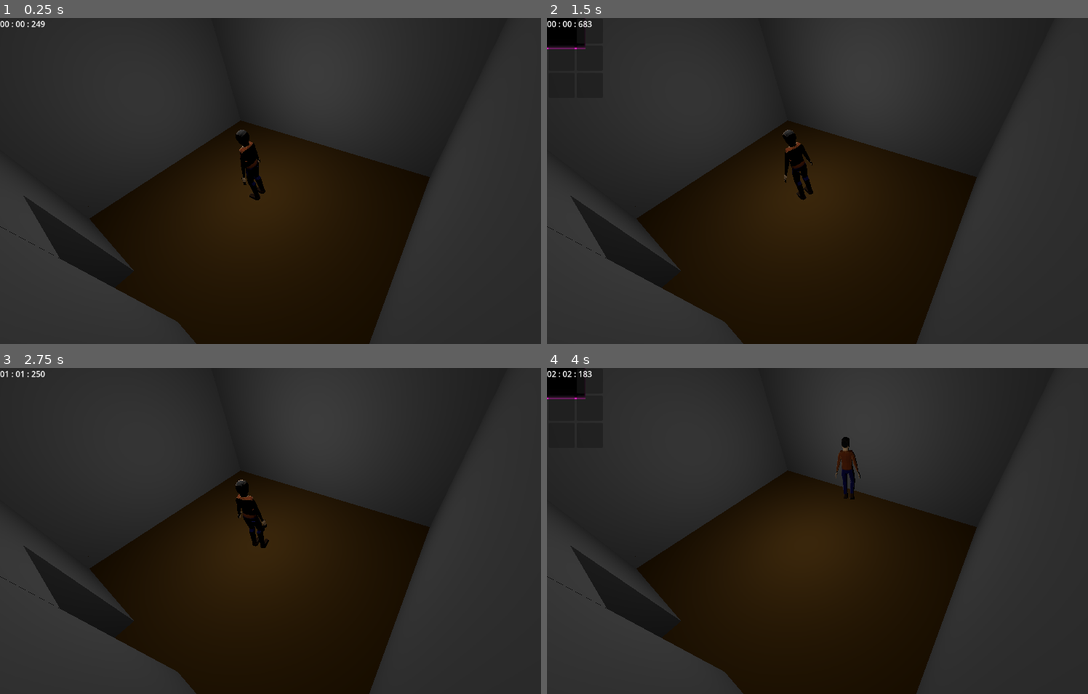
Above: before the commit, frames 1-4 (two rows, left to right).
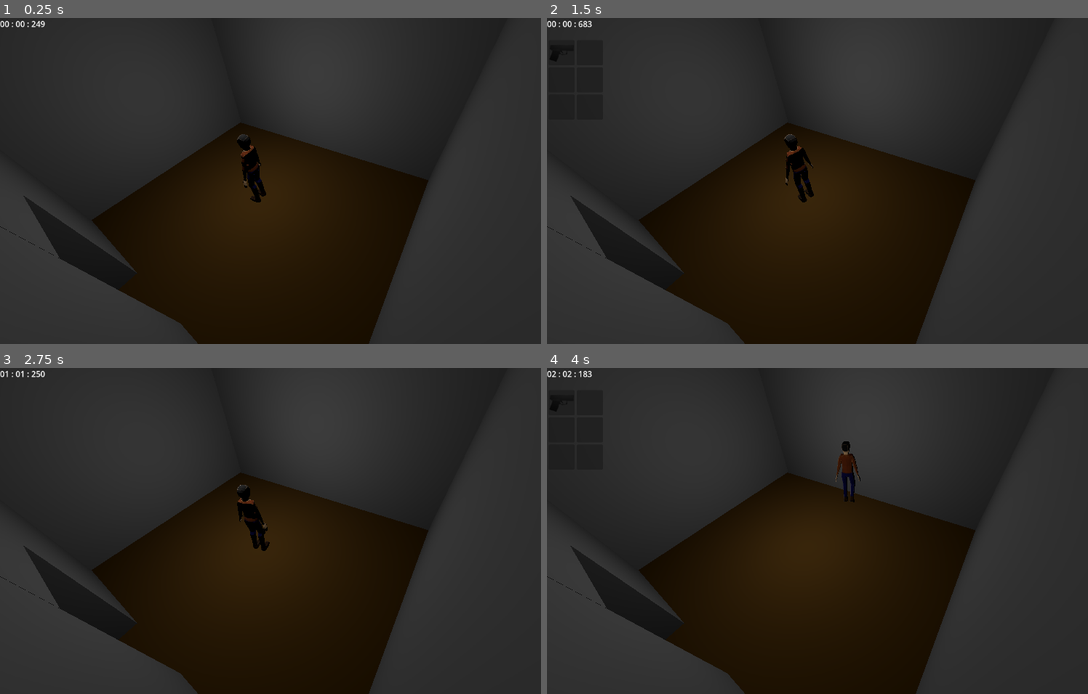
Above: after the commit, the same moments.

Repository: HuskyGameDev/2024f-team14
Game: Godot game, scene res://level/test_level.tscn
The game is run twice, just before and just after one commit, with the same random seed, the same clock (stepped at 60 frames per second) and the same inputs.
Inputs (mouse positions are in pixels of both pictures, inside the frame that each line leads up to):
- Up to frame 1 (0.25 s): no input
- Up to frame 2 (1.5 s): tap Enter at 0.5 s; move the mouse to (963, 164) at 0.52 s; hold D (turn_right) 0.53-1.28 s; tap P (P) at 0.6 s; tap Space at 1.25 s; move the mouse to (720, 197) at 1.27 s; hold S (move_backwards) from 1.28 s (still down); click (720, 197) at 1.35 s
- Up to frame 3 (2.75 s): tap Enter at 2 s; move the mouse to (346, 459) at 2.02 s; release S (move_backwards) at 2.03 s; hold D (turn_right) from 2.03 s (still down); tap P (P) at 2.1 s
- Up to frame 4 (4 s): move the mouse to (806, 596) at 2.77 s; release D (turn_right) at 2.78 s; hold W (move_forwards) 2.78-3.53 s; click (806, 596) at 2.85 s; move the mouse to (1012, 579) at 3.52 s; hold A (turn_left) from 3.53 s (still down); tap P (P) at 3.6 s

The runs differ from the first frame. In frame 1, 0.9% of the frame differs, in the area x 16-80%, y 31-100%; in frame 2, 1.5%, in the area x 0-80%, y 0-100%; in frame 3, 0.9%; in frame 4, 1.3%.

Commit message:
Fixed inventory and finished the test level

Diff:
--- a/houghton--outbreak/Items and Inventories/9mm_Pistol.tres
+++ b/houghton--outbreak/Items and Inventories/9mm_Pistol.tres
@@ -1,9 +1,9 @@
 [gd_resource type="Resource" script_class="item" load_steps=3 format=3 uid="uid://sgnj1qbyi53t"]
 
 [ext_resource type="Script" path="res://scripts/inventory_item.gd" id="1_tbbak"]
-[ext_resource type="Texture2D" uid="uid://cjmouwloxbiwr" path="res://Textures/missingTexture.jpg" id="2_2ykgd"]
+[ext_resource type="Texture2D" uid="uid://b6utk3tt8pjux" path="res://Textures/pistol_image_small.png" id="2_hx2hx"]
 
 [resource]
 script = ExtResource("1_tbbak")
 name = "9mm Pistol"
-texture = ExtResource("2_2ykgd")
+texture = ExtResource("2_hx2hx")
--- a/houghton--outbreak/level/inv_slots.tscn
+++ b/houghton--outbreak/level/inv_slots.tscn
@@ -9,8 +9,9 @@
 script = ExtResource("1_8rafy")
 
 [node name="Sprite2D" type="Sprite2D" parent="."]
-position = Vector2(-1, -1.00001)
+position = Vector2(28, 25)
 scale = Vector2(0.0270833, 0.0481481)
 centered = false
 
 [node name="ItemView" type="Sprite2D" parent="."]
+position = Vector2(28, 25)
--- a/houghton--outbreak/level/test_level.tscn
+++ b/houghton--outbreak/level/test_level.tscn
@@ -15,6 +15,7 @@
 [sub_resource type="BoxShape3D" id="BoxShape3D_278v1"]
 
 [sub_resource type="BoxShape3D" id="BoxShape3D_klieq"]
+size = Vector3(1.64307, 1.15442, 1)
 
 [node name="Test Level" type="Node3D" groups=["levels"]]
 
@@ -31,8 +32,9 @@
 custom_minimum_size = Vector2(112, 160)
 layout_mode = 3
 anchors_preset = 0
+offset_top = 43.0
 offset_right = 112.0
-offset_bottom = 160.0
+offset_bottom = 203.0
 script = ExtResource("5_nuyci")
 
 [node name="NinePatchRect" type="NinePatchRect" parent="Test Player/InventoryUI"]
@@ -71,21 +73,37 @@
 use_collision = true
 
 [node name="floor" type="CSGBox3D" parent="Map Compenents"]
-transform = Transform3D(1, 0, 0, 0, 1, 0, 0, 0, 1, 1, 0.5, 1.227)
-size = Vector3(121, 1, 121)
+transform = Transform3D(1, 0, 0, 0, 1, 0, 0, 0, 1, -5.0142, 0.233, 8.12391)
+size = Vector3(197.676, 1, 210.845)
 material = SubResource("StandardMaterial3D_5jyhb")
 
 [node name="wall" type="CSGBox3D" parent="Map Compenents"]
 transform = Transform3D(1, 0, 0, 0, 1, 0, 0, 0, 1, 0, 7, -9)
 size = Vector3(16, 12.3475, 1)
 
+[node name="wall7" type="CSGBox3D" parent="Map Compenents"]
+transform = Transform3D(1, 0, 0, 0, 1, 0, 0, 0, 1, -6.80322, 7, -40.3654)
+size = Vector3(208.195, 12.3475, 1)
+
 [node name="wall2" type="CSGBox3D" parent="Map Compenents"]
 transform = Transform3D(1, 0, 0, 0, 1, 0, 0, 0, 1, 0, 7, 9)
 size = Vector3(16, 12.3475, 1)
 
+[node name="wall8" type="CSGBox3D" parent="Map Compenents"]
+transform = Transform3D(1, 0, 0, 0, 1, 0, 0, 0, 1, 13.071, 7, 42.4042)
+size = Vector3(248.97, 12.3475, 1)
+
 [node name="wall3" type="CSGBox3D" parent="Map Compenents"]
-transform = Transform3D(-4.37114e-08, 0, 1, 0, 1, 0, -1, 0, -4.37114e-08, 7.22877, 6.7072, -0.0996094)
+transform = Transform3D(-4.47035e-08, 0, 1, 0, 1, 0, -1, 0, -4.47035e-08, 7.22877, 6.7072, -0.0996094)
 size = Vector3(17.416, 12.3475, 1)
+
+[node name="wall9" type="CSGBox3D" parent="Map Compenents"]
+transform = Transform3D(-4.47035e-08, 0, 1, 0, 1, 0, -1, 0, -4.47035e-08, 39.9178, 6.7072, -0.412597)
+size = Vector3(129, 12.3475, 1)
+
+[node name="wall10" type="CSGBox3D" parent="Map Compenents"]
+transform = Transform3D(-4.47035e-08, 0, 1, 0, 1, 0, -1, 0, -4.47035e-08, -38.5386, 6.7072, 4.90851)
+size = Vector3(129, 12.3475, 1)
 
 [node name="wall4" type="CSGBox3D" parent="Map Compenents"]
 transform = Transform3D(-4.37114e-08, 0, 1, 0, 1, 0, -1, 0, -4.37114e-08, -7.77123, 6.7072, -5.52664)
@@ -127,6 +145,16 @@
 [node name="CollisionShape3D" type="CollisionShape3D" parent="Camera2(outside)/Area3D"]
 shape = SubResource("BoxShape3D_klieq")
 
+[node name="Camera2(outside)2" type="Camera3D" parent="."]
+transform = Transform3D(0.99573, 0.0223663, -0.0895619, -0.0146705, 0.996215, 0.0856815, 0.0911392, -0.0840018, 0.992289, 17.4311, 4.27501, 11.2605)
+
+[node name="Area3D" type="Area3D" parent="Camera2(outside)2"]
+transform = Transform3D(9, 0, 0, 0, 8.96575, -1.5688, 0, 0.784402, 17.9315, -2.894, 2.48101, -10.1237)
+script = ExtResource("2_2r25l")
+
+[node name="CollisionShape3D" type="CollisionShape3D" parent="Camera2(outside)2/Area3D"]
+shape = SubResource("BoxShape3D_klieq")
+
 [node name="Camera3(outside)" type="Camera3D" parent="."]
 transform = Transform3D(0.0181011, 0.0859414, -0.996136, -0.0146705, 0.996215, 0.0856816, 0.999729, 0.0130629, 0.0192934, -10.1856, 4.12584, 10.65)
 
@@ -135,6 +163,18 @@
 script = ExtResource("2_2r25l")
 
 [node name="CollisionShape3D" type="CollisionShape3D" parent="Camera3(outside)/Area3D"]
+transform = Transform3D(0.999888, -5.58794e-09, -5.69969e-06, 1.61491e-06, 1, -1.48138e-07, -1.40723e-06, -7.27596e-11, 0.999911, 0.321545, 0.0772097, 1.65775e-07)
+shape = SubResource("BoxShape3D_klieq")
+
+[node name="Camera3(outside)2" type="Camera3D" parent="."]
+transform = Transform3D(0.0181011, 0.0859414, -0.996136, -0.0146705, 0.996215, 0.0856816, 0.999729, 0.0130629, 0.0192934, -10.1856, 4.12584, -22.8219)
+
+[node name="Area3D" type="Area3D" parent="Camera3(outside)2"]
+transform = Transform3D(9, 0, 0, 0, 8.96575, -1.5688, 0, 0.784402, 17.9315, 3.41673, 2.52898, -9.93269)
+script = ExtResource("2_2r25l")
+
+[node name="CollisionShape3D" type="CollisionShape3D" parent="Camera3(outside)2/Area3D"]
+transform = Transform3D(0.999888, -5.58794e-09, -5.69969e-06, 1.61491e-06, 1, -1.48138e-07, -1.40723e-06, -7.27596e-11, 0.999911, 0.321545, 0.0772097, 1.65775e-07)
 shape = SubResource("BoxShape3D_klieq")
 
 [node name="Timer Scene" parent="." instance=ExtResource("3_wh8uq")]
@@ -148,5 +188,9 @@
 [connection signal="body_exited" from="Camera1(inside)/Area3D" to="Camera1(inside)/Area3D" method="exit_trigger"]
 [connection signal="body_entered" from="Camera2(outside)/Area3D" to="Camera2(outside)/Area3D" method="enter_trigger"]
 [connection signal="body_exited" from="Camera2(outside)/Area3D" to="Camera2(outside)/Area3D" method="exit_trigger"]
+[connection signal="body_entered" from="Camera2(outside)2/Area3D" to="Camera2(outside)2/Area3D" method="enter_trigger"]
+[connection signal="body_exited" from="Camera2(outside)2/Area3D" to="Camera2(outside)2/Area3D" method="exit_trigger"]
 [connection signal="body_entered" from="Camera3(outside)/Area3D" to="Camera3(outside)/Area3D" method="enter_trigger"]
 [connection signal="body_exited" from="Camera3(outside)/Area3D" to="Camera3(outside)/Area3D" method="exit_trigger"]
+[connection signal="body_entered" from="Camera3(outside)2/Area3D" to="Camera3(outside)2/Area3D" method="enter_trigger"]
+[connection signal="body_exited" from="Camera3(outside)2/Area3D" to="Camera3(outside)2/Area3D" method="exit_trigger"]
Binary file added: houghton--outbreak/Textures/pistol_image.png
Not shown, added: houghton--outbreak/Textures/pistol_image.png.import
Binary file added: houghton--outbreak/Textures/pistol_image_small.png
Not shown, added: houghton--outbreak/Textures/pistol_image_small.png.import
